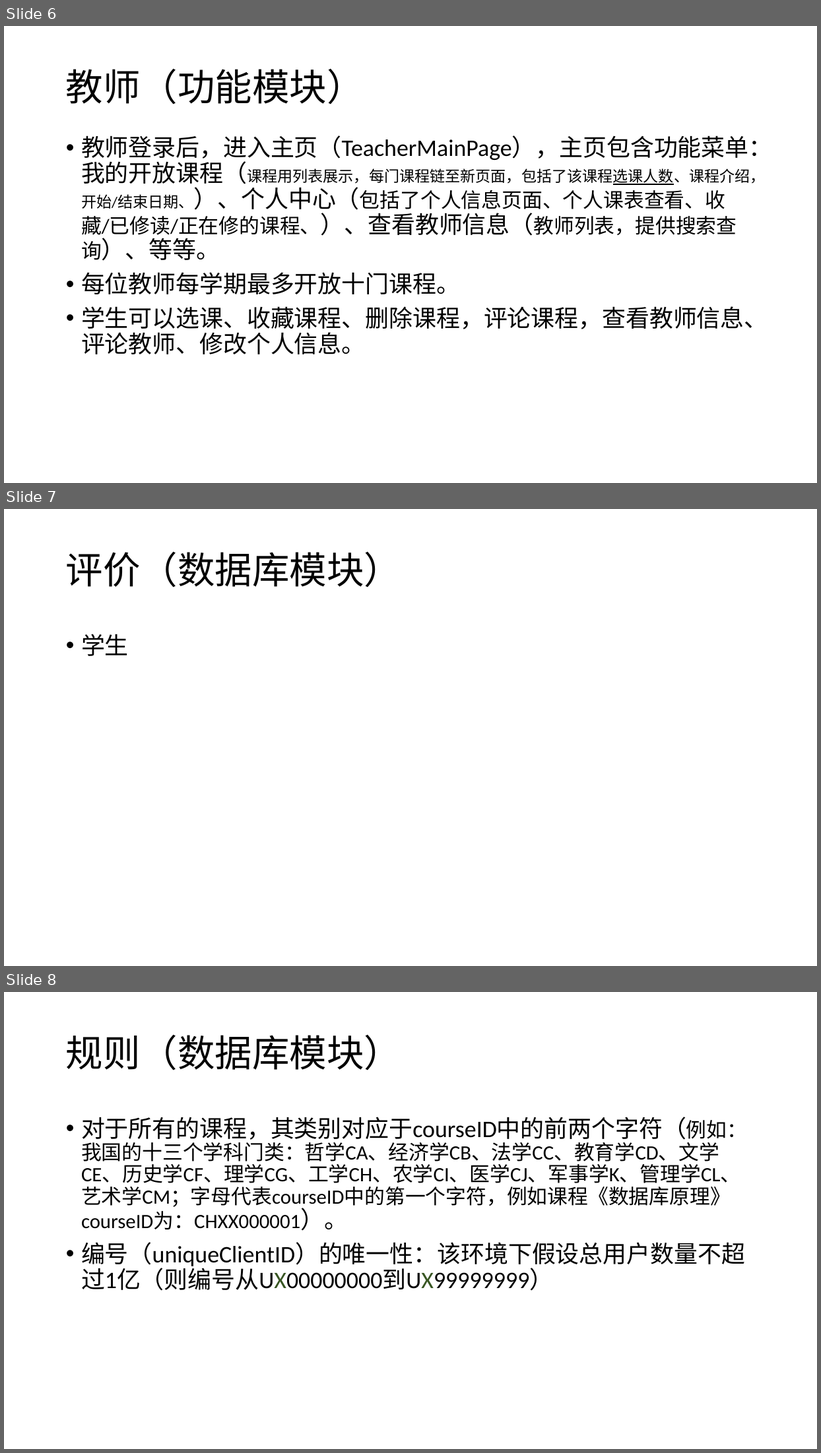
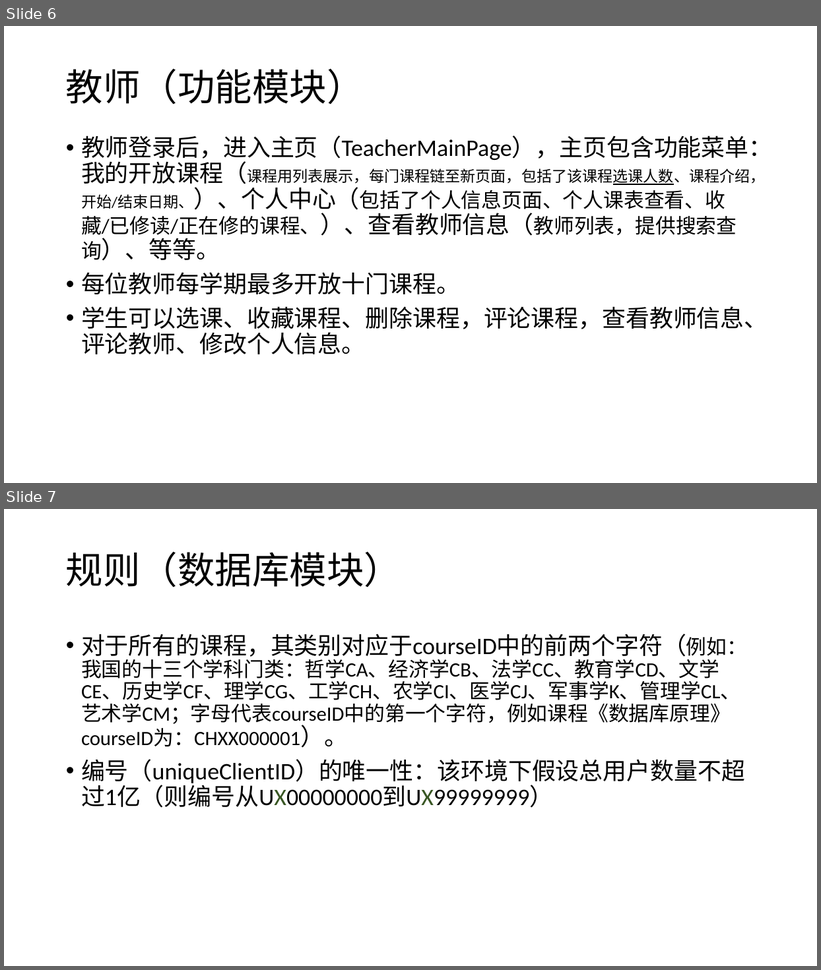
Before and after one commit to Ericwonne/GraduationProject, a slide deck: GradutionProject/App_Data/答辩PPT.pptx. Shown one above the other, each under a label of ours: slides 6, 7 and 8 before the commit, slides 6 and 7 after it. The pictures are 821x1453 and 821x970 pixels, drawn with LibreOffice and Linux fonts; fonts in the diff are those of the drawing. Boxes give left, top, right and bottom in pixels: in the first picture for what was removed or moved away, otherwise in the second. Text is boxed around its words. In the diff, an @@ line names an element or a change of style, - is before the commit and + after.

```diff
--- a/GradutionProject/App_Data/答辩PPT.pptx
+++ b/GradutionProject/App_Data/答辩PPT.pptx
@@ slide 7 removed at (x1=4, y1=509, x2=817, y2=966), background #FFFFFF @@
@@ title removed at (x1=66, y1=552, x2=401, y2=588) @@
-评价（数据库模块）
@@ text removed at (x1=81, y1=634, x2=129, y2=656) @@
-• 学生
@@ what was slide 8 is now slide 7 @@
```
Also in this commit, not shown: 1 slide changed, 4 slides added.
